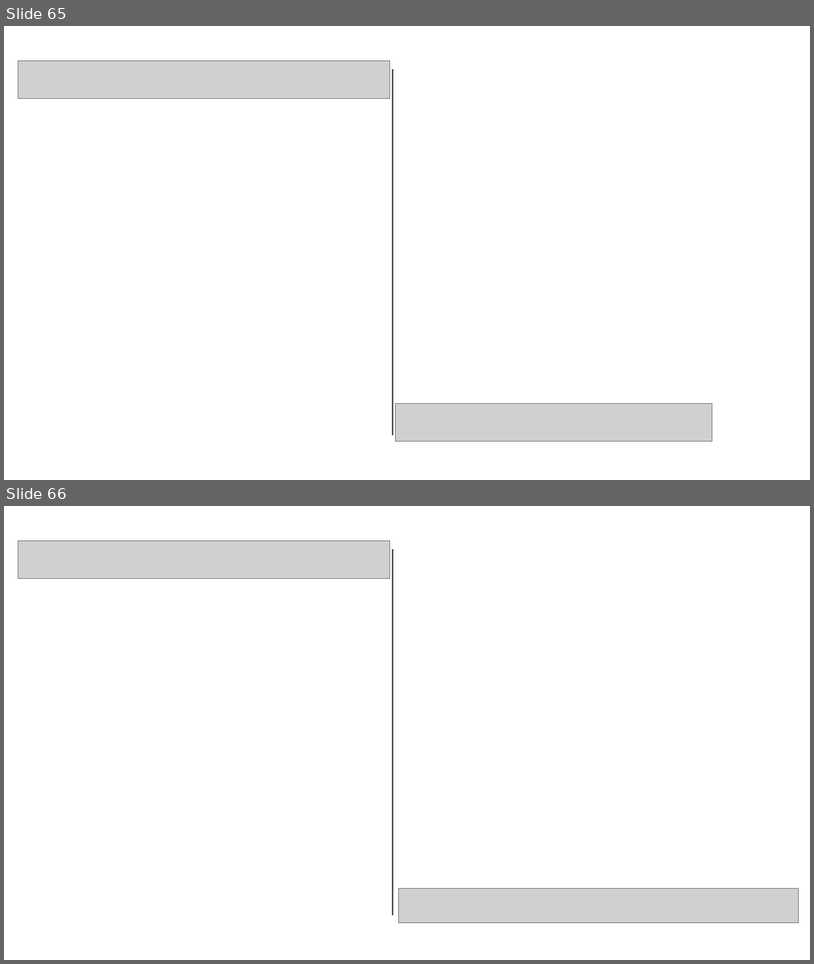
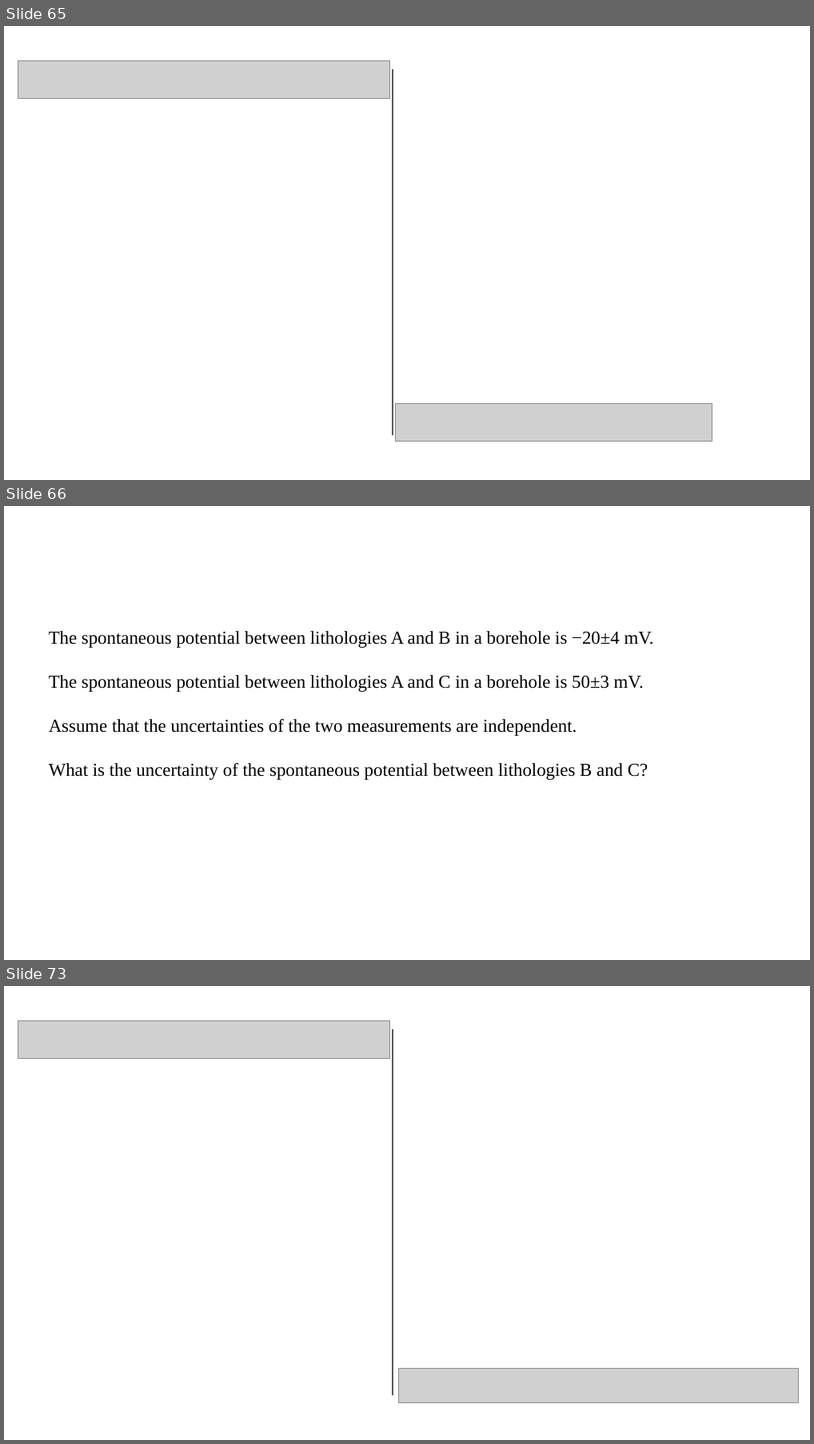
Before and after one commit to pvermees/geostats, a slide deck: slides/quizzes.odp. Shown one above the other, each under a label of ours: slides 65 and 66 before the commit, slides 65, 66 and 73 after it; the slides between them are not shown. The pictures are 814x964 and 814x1444 pixels, drawn with LibreOffice and Linux fonts; fonts in the diff are those of the drawing; grey boxes stand for pictures. Boxes give left, top, right and bottom in pixels: in the first picture for what was removed or moved away, otherwise in the second. Text is boxed around its words. In the diff, an @@ line names an element or a change of style, - is before the commit and + after.

```diff
--- a/slides/quizzes.odp
+++ b/slides/quizzes.odp
@@ slide 66 added at [4, 506, 810, 960], background #FFFFFF @@
@@ text added at [49, 631, 654, 780], 18 pt, text #000000 @@
+The spontaneous potential between lithologies A and B in a borehole is −20±4 mV.
+The spontaneous potential between lithologies A and C in a borehole is 50±3 mV.
+Assume that the uncertainties of the two measurements are independent.
+What is the uncertainty of the spontaneous potential between lithologies B and C?
@@ what was slide 66 is now slide 73 @@
```
Also in this commit, not shown: 6 other slides added, 4 other files.
